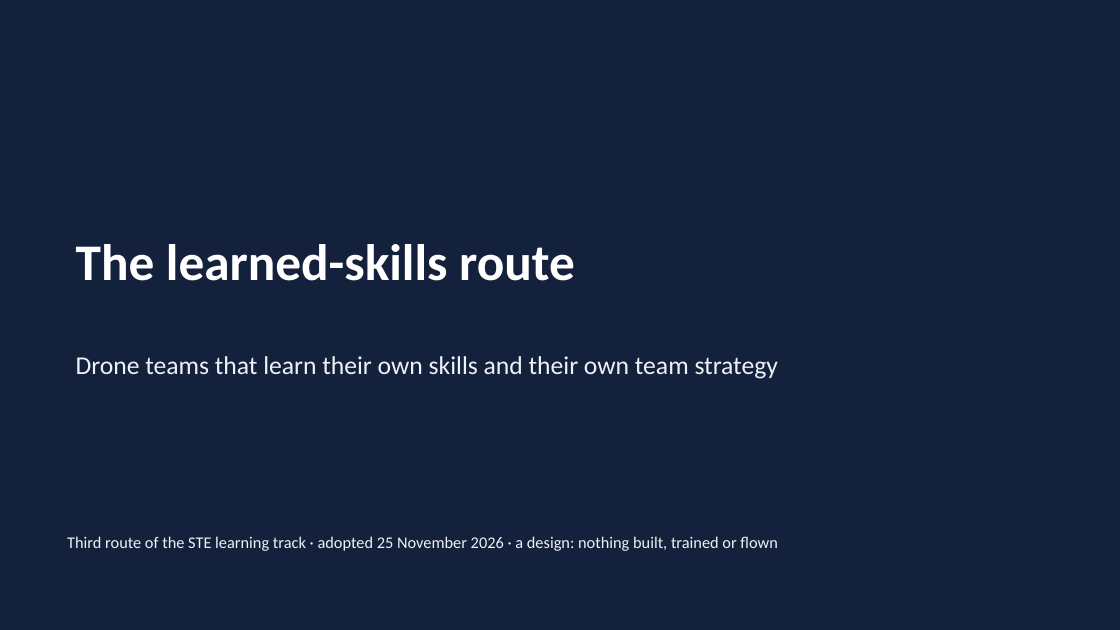
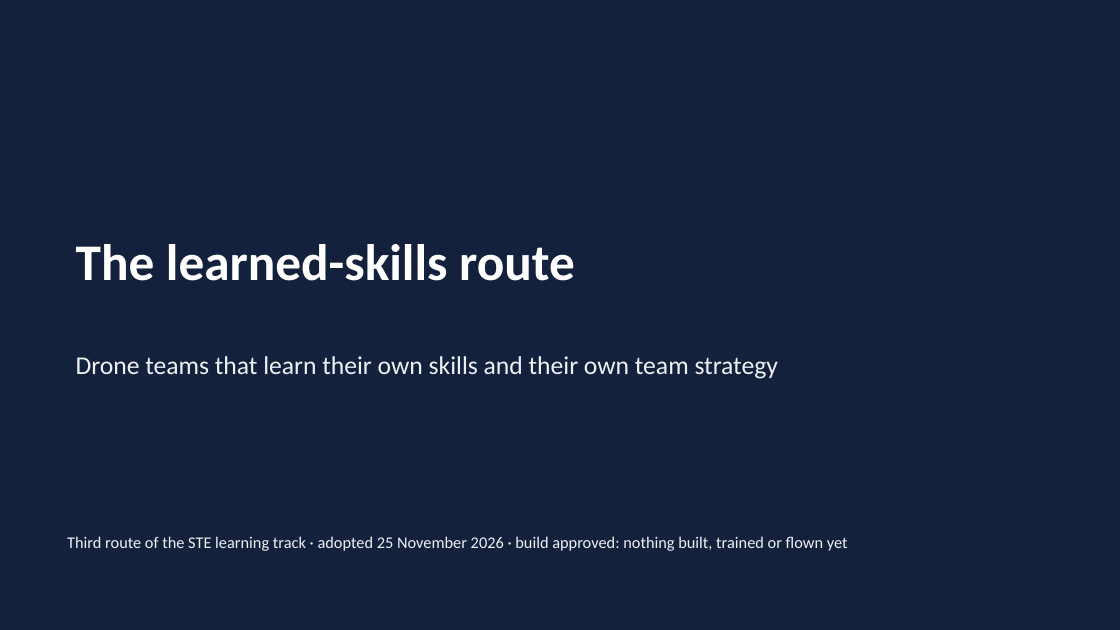
Before and after one commit to AI-DA-STC/AirStack-starling-max2, a slide deck: slide 1 of svg_training/ste_learning/figures/learned_skills_route.pptx. Drawn at 1120x630 pixels with LibreOffice and Linux fonts; fonts in the diff are those of the drawing. Boxes give left, top, right and bottom in pixels: in the first picture for what was removed or moved away, otherwise in the second. Text is boxed around its words. In the diff, an @@ line names an element or a change of style, - is before the commit and + after.

```diff
--- a/svg_training/ste_learning/figures/learned_skills_route.pptx
+++ b/svg_training/ste_learning/figures/learned_skills_route.pptx
@@ text at [67,536,848,551]: text changed @@
-Third route of the STE learning track · adopted 25 November 2026 · a design: nothing built, trained or flown
+Third route of the STE learning track · adopted 25 November 2026 · build approved: nothing built, trained or flown yet
```
Also in this commit, not shown: 2 other slides changed, 3 slides added, 1 slide removed, 5 other files.
